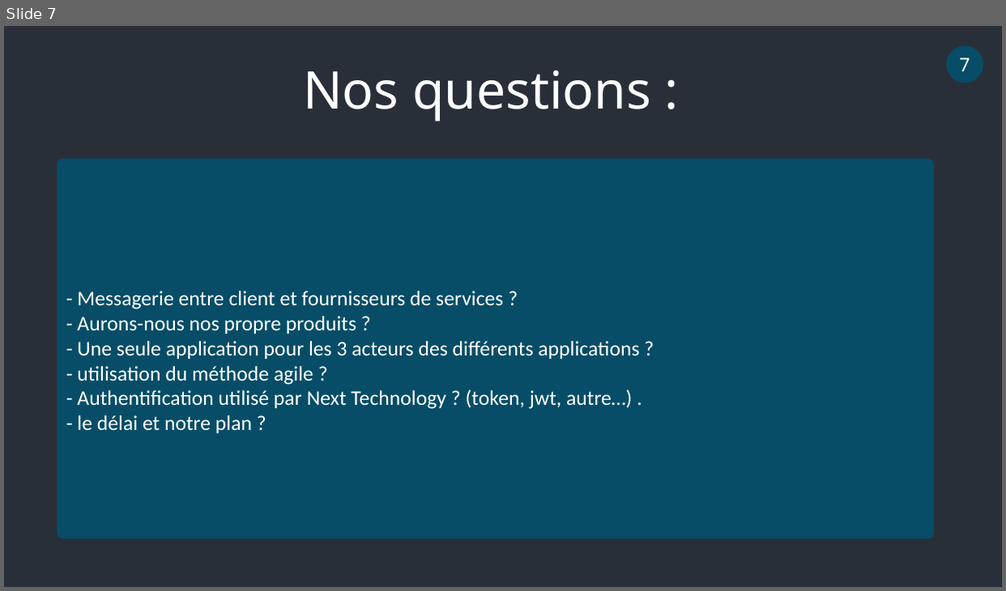
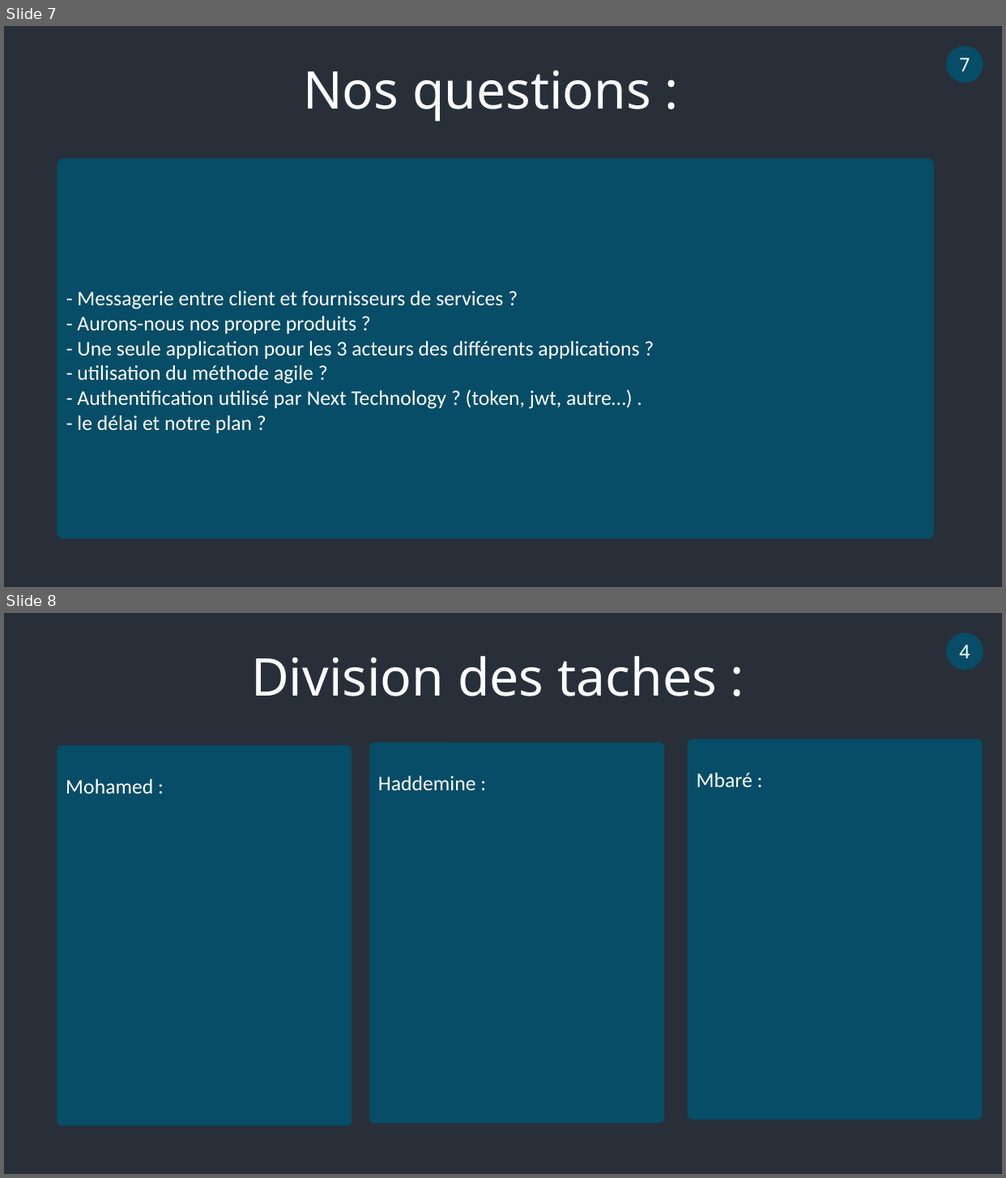
Before and after one commit to Haddemine/Api-E-commerce, a slide deck: show.pptx. Shown one above the other, each under a label of ours: slide 7 before the commit, slides 7 and 8 after it. The pictures are 1006x591 and 1006x1178 pixels, drawn with LibreOffice and Linux fonts; fonts in the diff are those of the drawing. Boxes give left, top, right and bottom in pixels: in the first picture for what was removed or moved away, otherwise in the second. Text is boxed around its words. In the diff, an @@ line names an element or a change of style, - is before the commit and + after.

```diff
--- a/show.pptx
+++ b/show.pptx
@@ slide 8 added at bbox=[4, 613, 1002, 1174], background #282F39 @@
@@ ellipse added at bbox=[947, 633, 983, 670], fill #074D67, 18 pt, text #FFFFFF @@
+4
@@ text added at bbox=[251, 656, 717, 696], 50 pt, text #FFFFFF @@
+Division des taches :
@@ rounded rectangle added at bbox=[57, 746, 352, 1127], fill #074D67, 20 pt, text #FFFFFF @@
+Mohamed :
@@ rounded rectangle added at bbox=[369, 743, 664, 1123], fill #074D67, 20 pt, text #FFFFFF @@
+Haddemine :
@@ rounded rectangle added at bbox=[688, 739, 982, 1121], fill #074D67, 20 pt, text #FFFFFF @@
+Mbaré :
```
Also in this commit, not shown: 1 slide changed, 3 other files.
